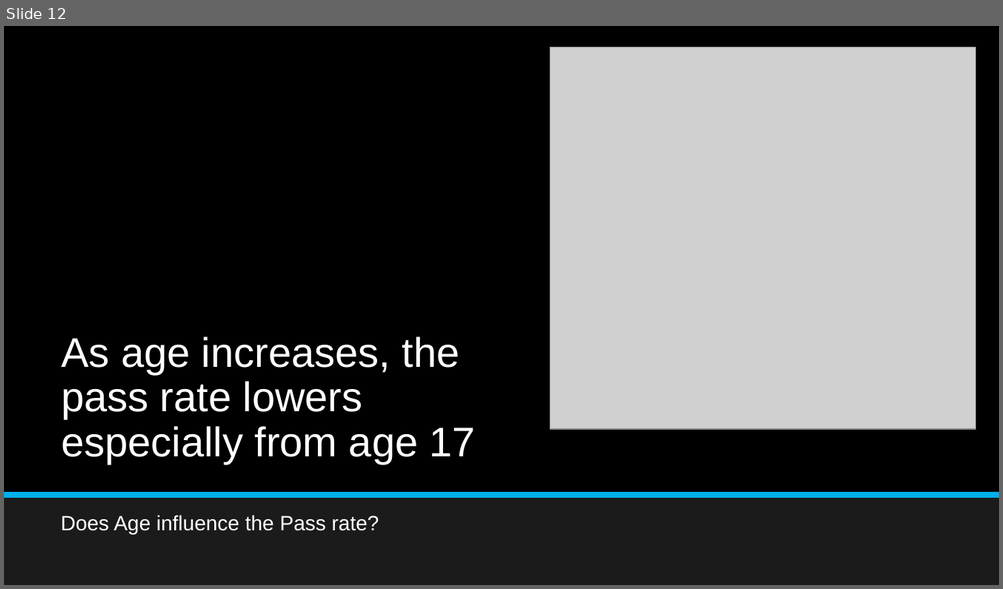
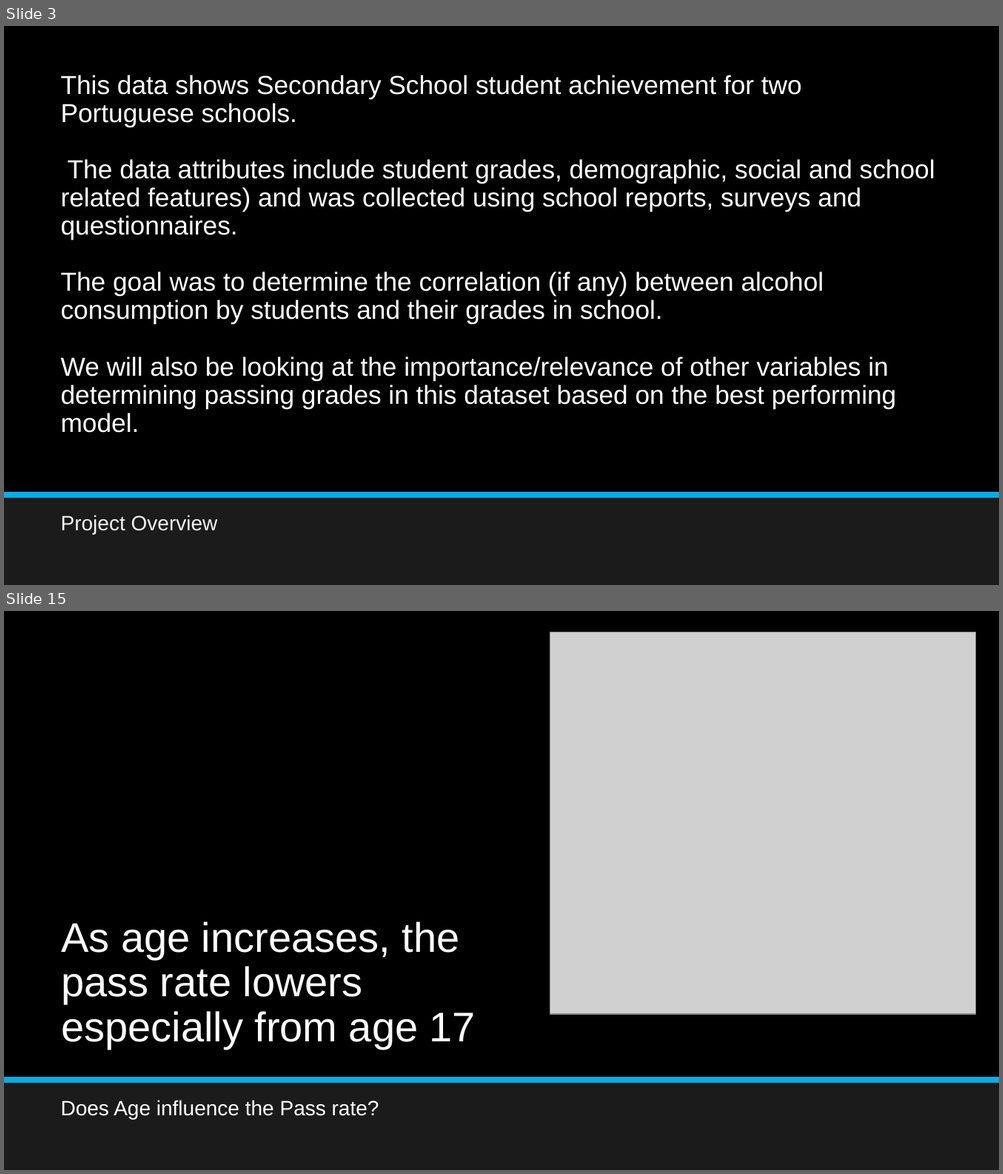
Before and after one commit to aajunwa/capstone, a slide deck: Student Alcohol Consumption Data Science Project.pptx. Shown one above the other, each under a label of ours: slide 12 before the commit, slides 3 and 15 after it; the slides between them are not shown. The pictures are 1003x589 and 1003x1174 pixels, drawn with LibreOffice and Linux fonts; fonts in the diff are those of the drawing; grey boxes stand for pictures. Boxes give left, top, right and bottom in pixels: in the first picture for what was removed or moved away, otherwise in the second. Text is boxed around its words. In the diff, an @@ line names an element or a change of style, - is before the commit and + after.

Commit message:
included descriptions and AUC

```diff
--- a/Student Alcohol Consumption Data Science Project.pptx
+++ b/Student Alcohol Consumption Data Science Project.pptx
@@ slide 3 added at (4, 26, 999, 585), background #1B1B1B; not listed: 2 template elements that a slide beside it also shows @@
@@ title added at (61, 159, 935, 433), 25.2 pt, text #FFFFFF @@
+This data shows Secondary School student achievement for two Portuguese schools.
+The data attributes include student grades, demographic, social and school related features) and was collected using school reports, surveys and questionnaires.
+The goal was to determine the correlation (if any) between alcohol consumption by students and their grades in school.
+We will also be looking at the importance/relevance of other variables in determining passing grades in this dataset based on the best performing model.
@@ text added at (61, 515, 218, 534), 20 pt, text #F2F2F2 @@
+Project Overview
@@ what was slide 12 is now slide 15 @@
```
Also in this commit, not shown: 17 slides changed, 2 other slides added, 3 slides removed, 2 other files.
